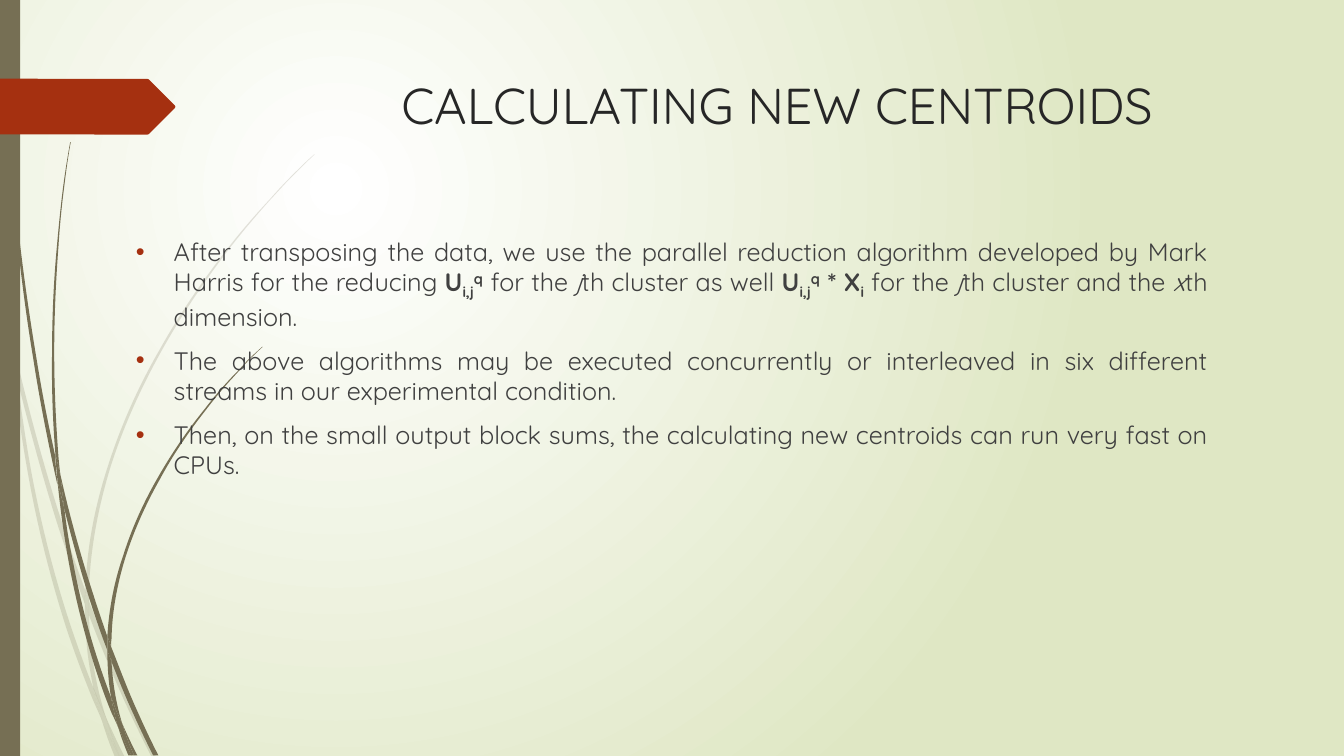
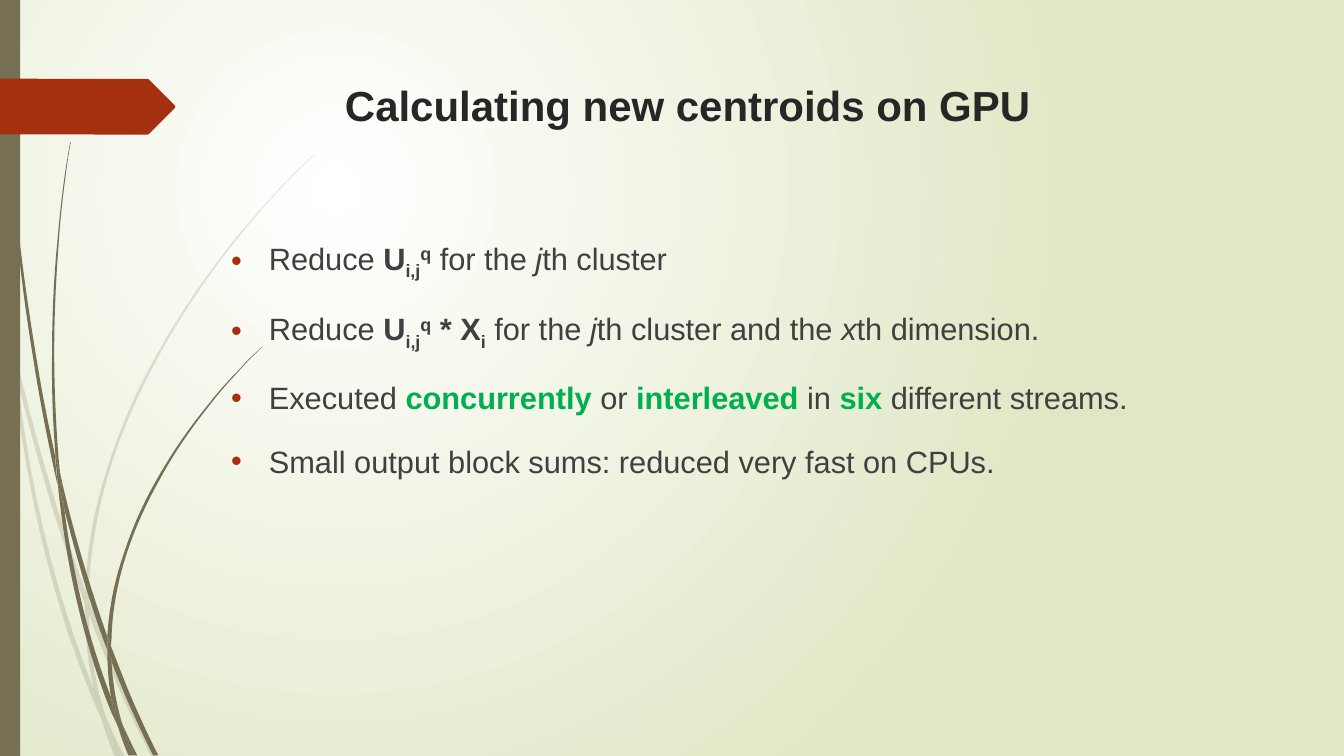
Before and after one commit to trungvdhp/master-ntou, a slide deck: slide 15 of ImageProcessing/Speeding up GFKM.pptx (slide 16 before the commit). Drawn at 1344x756 pixels with LibreOffice and Linux fonts; fonts in the diff are those of the drawing. Boxes give left, top, right and bottom in pixels: in the first picture for what was removed or moved away, otherwise in the second. Text is boxed around its words. In the diff, an @@ line names an element or a change of style, - is before the commit and + after.

```diff
--- a/ImageProcessing/Speeding up GFKM.pptx
+++ b/ImageProcessing/Speeding up GFKM.pptx
@@ title at <box>345,90,1030,129</box>: text changed; size 36 to 30 pt; font Quicksand to Arial; bold on @@
-CALCULATING NEW CENTROIDS
+Calculating new centroids on GPU
@@ text at <box>269,247,1128,479</box>: text changed; size 18 to 22 pt; font Quicksand to Arial @@
-• After transposing the data, we use the parallel reduction algorithm developed by Mark Harris for the reducing Ui,jq for the jth cluster as well Ui,jq * Xi for the jth cluster and the xth dimension.
-• The above algorithms may be executed concurrently or interleaved in six different streams in our experimental condition.
-• Then, on the small output block sums, the calculating new centroids can run very fast on CPUs.
+• Reduce Ui,jq for the jth cluster
+• Reduce Ui,jq * Xi for the jth cluster and the xth dimension.
+• Executed concurrently or interleaved in six different streams.
+• Small output block sums: reduced very fast on CPUs.
```
Also in this commit, not shown: 22 other slides changed, 4 slides added, 4 slides removed, 1 other file.
